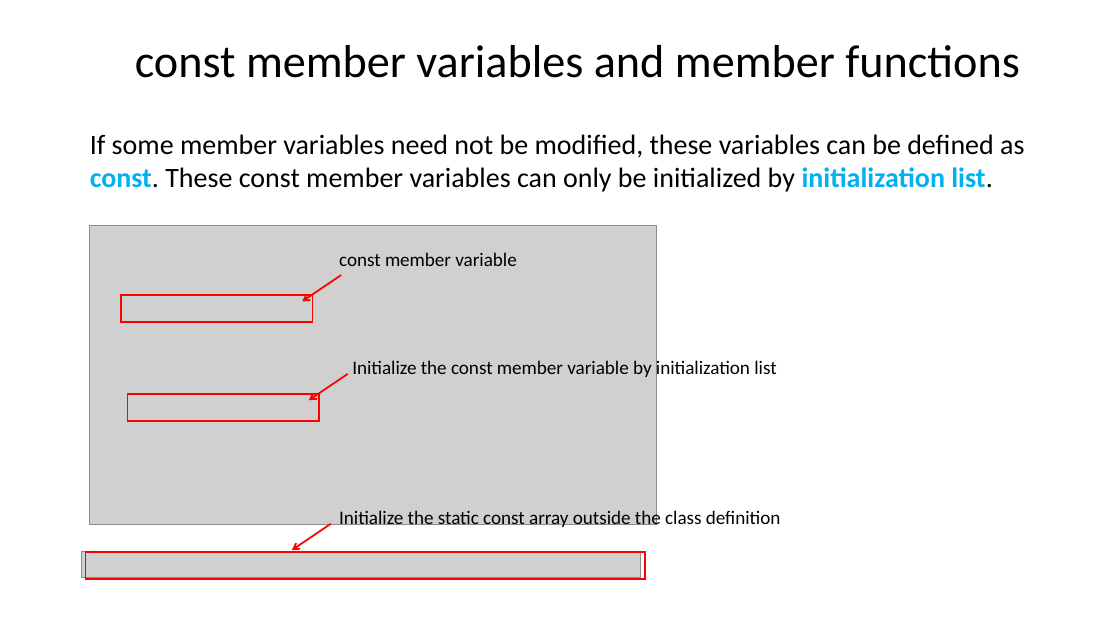
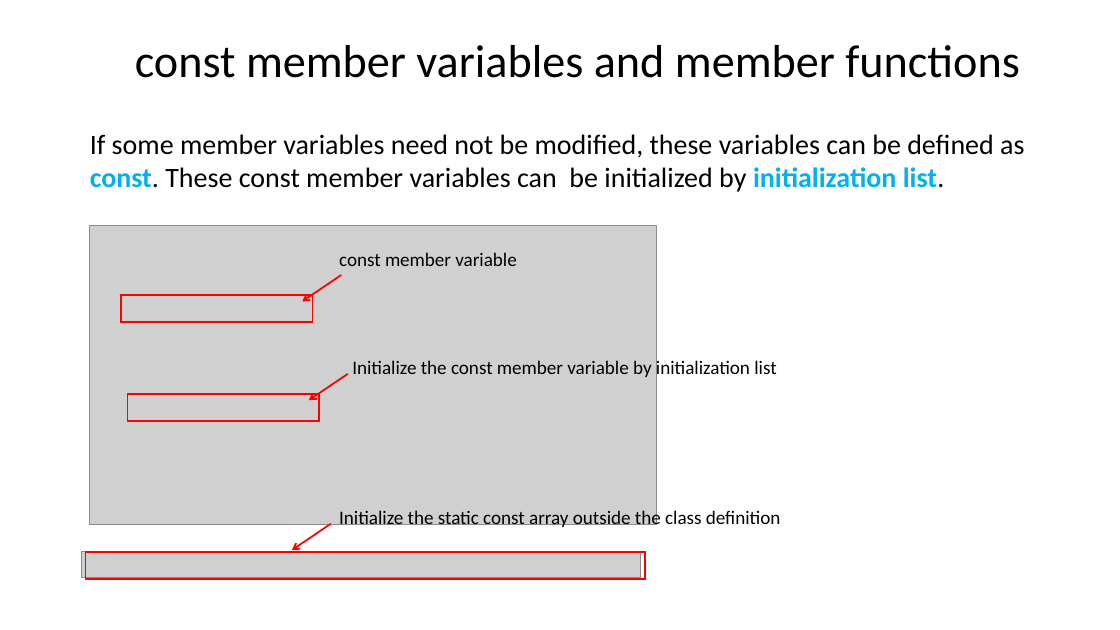
Before and after one commit to dayekuaipao/CPPLearning, a slide deck: slide 11 of week09/Lab09.pptx. Drawn at 1120x630 pixels with LibreOffice and Linux fonts; fonts in the diff are those of the drawing; grey boxes stand for pictures; background and template pictures are left out. Boxes give left, top, right and bottom in pixels: in the first picture for what was removed or moved away, otherwise in the second. Text is boxed around its words. In the diff, an @@ line names an element or a change of style, - is before the commit and + after.

```diff
--- a/week09/Lab09.pptx
+++ b/week09/Lab09.pptx
@@ text at (x1=90, y1=134, x2=1024, y2=192): text changed @@
-If some member variables need not be modified, these variables can be defined as const. These const member variables can only be initialized by initialization list.
+If some member variables need not be modified, these variables can be defined as const. These const member variables can be initialized by initialization list.
```
Also in this commit, not shown: 3 other slides changed, 3 slides added.
